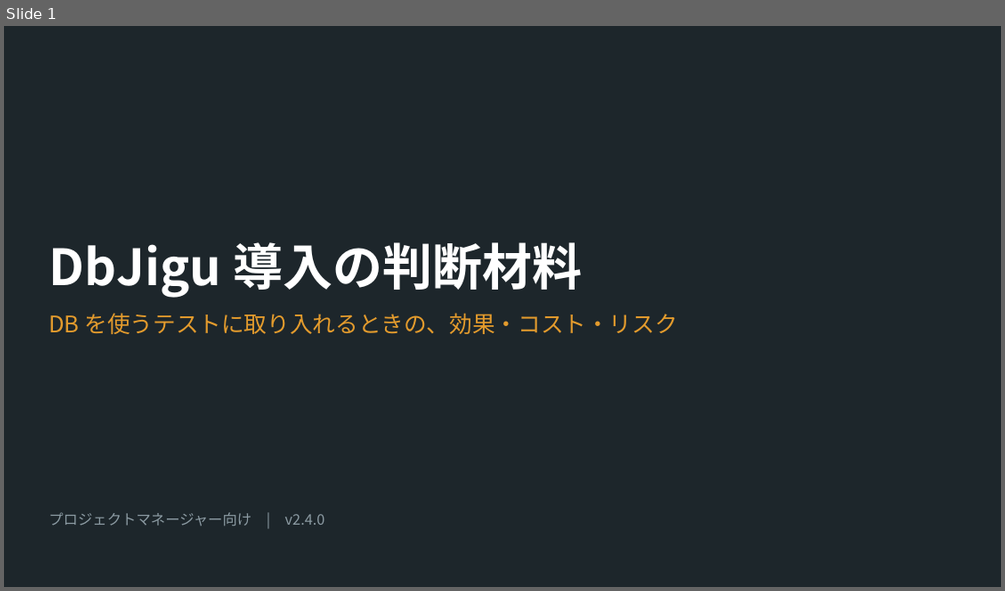
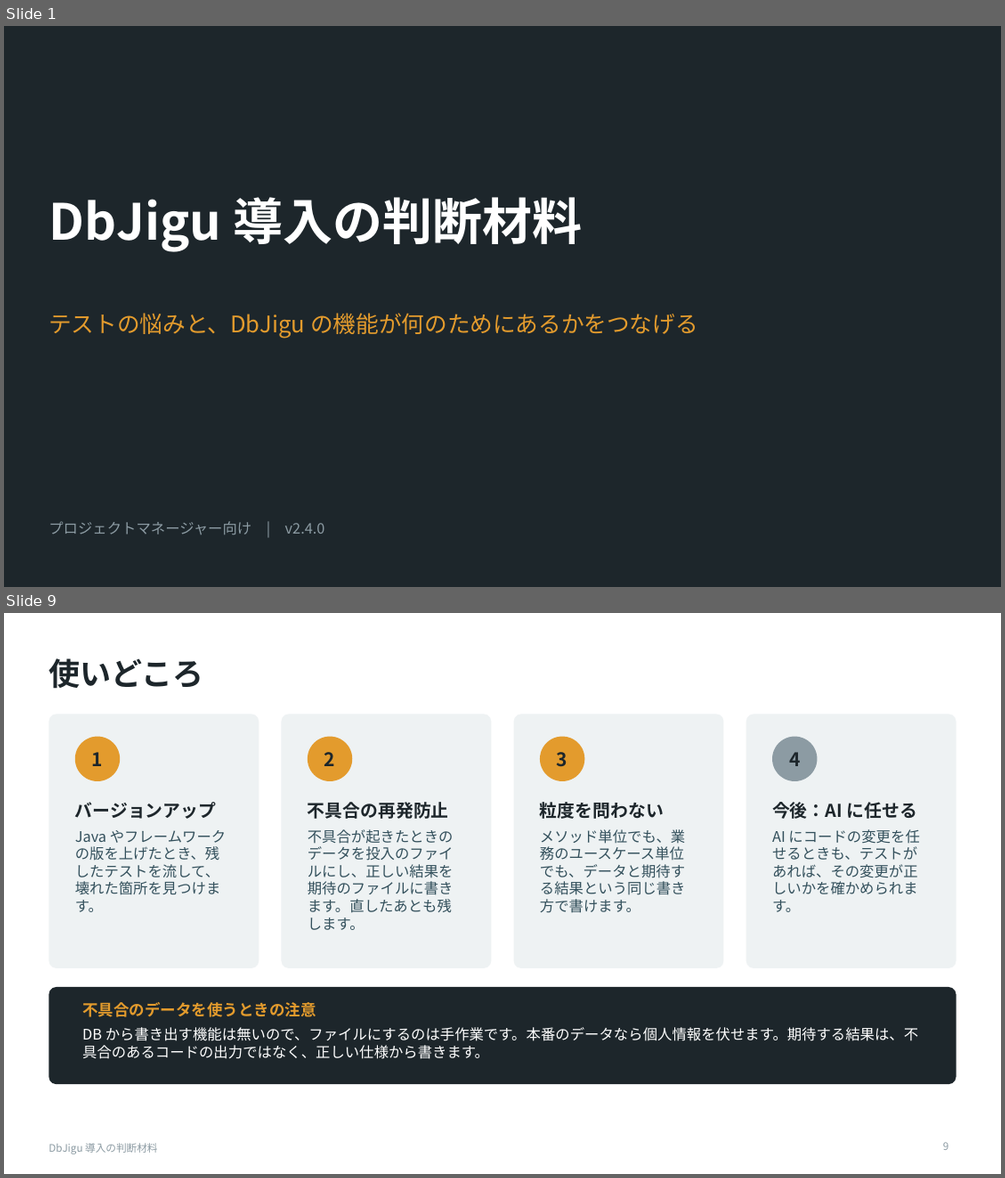
Before and after one commit to raindrop-aqua/java-test-toolbelt, a slide deck: docs/slides/dbjigu-for-managers.pptx. Shown one above the other, each under a label of ours: slide 1 before the commit, slides 1 and 9 after it; the slides between them are not shown. The pictures are 1005x591 and 1005x1178 pixels, drawn with LibreOffice and Linux fonts; fonts in the diff are those of the drawing. Boxes give left, top, right and bottom in pixels: in the first picture for what was removed or moved away, otherwise in the second. Text is boxed around its words. In the diff, an @@ line names an element or a change of style, - is before the commit and + after.

```diff
--- a/docs/slides/dbjigu-for-managers.pptx
+++ b/docs/slides/dbjigu-for-managers.pptx
@@ slide 9 added at [4,613,1001,1174], background #FFFFFF @@
@@ title added at [48,658,203,689], 30 pt, text #1D262B, bold @@
+使いどころ
@@ rounded rectangle added at [48,714,259,968], fill #EEF2F3 @@
@@ rounded rectangle added at [282,714,492,968], fill #EEF2F3 @@
@@ rounded rectangle added at [514,714,724,968], fill #EEF2F3 @@
@@ rounded rectangle added at [745,714,956,968], fill #EEF2F3 @@
@@ ellipse added at [75,737,120,781], fill #E39B2D @@
@@ ellipse added at [307,737,353,781], fill #E39B2D @@
@@ ellipse added at [540,737,585,781], fill #E39B2D @@
@@ ellipse added at [772,737,817,781], fill #8C9BA3 @@
@@ text added at [92,752,103,766], 18 pt, text #1D262B, bold @@
+1
@@ text added at [324,752,335,766], 18 pt, text #1D262B, bold @@
+2
@@ text added at [557,752,567,767], 18 pt, text #1D262B, bold @@
+3
@@ text added at [789,752,800,766], 18 pt, text #1D262B, bold @@
+4
@@ text added at [75,802,226,912], 14 pt, text #33505C @@
+バージョンアップ
+Java やフレームワークの版を上げたとき、残したテストを流して、壊れた箇所を見つけます。
@@ text added at [307,802,453,930], 14 pt, text #33505C @@
+不具合の再発防止
+不具合が起きたときのデータを投入のファイルにし、正しい結果を期待のファイルに書きます。直したあとも残します。
@@ text added at [540,802,686,913], 14 pt, text #33505C @@
+粒度を問わない
+メソッド単位でも、業務のユースケース単位でも、データと期待する結果という同じ書き方で書けます。
@@ text added at [772,802,919,912], 14 pt, text #33505C @@
+今後：AI に任せる
+AI にコードの変更を任せるときも、テストがあれば、その変更が正しいかを確かめられます。
@@ rounded rectangle added at [48,987,956,1084], fill #1D262B @@
@@ text added at [82,1002,918,1059], 14 pt, text #FFFFFF @@
+不具合のデータを使うときの注意
+DB から書き出す機能は無いので、ファイルにするのは手作業です。本番のデータなら個人情報を伏せます。期待する結果は、不具合のあるコードの出力ではなく、正しい仕様から書きます。
@@ text added at [48,1143,157,1154], 10 pt, text #8C9BA3 @@
+DbJigu 導入の判断材料
@@ page number added at [943,1142,948,1150], 10 pt, text #8C9BA3 @@
+9
@@ slide 1 changed as well @@
@@ title "DbJigu 導入の判断材料" at [48,197,582,252]: vertical alignment bottom to top @@
@@ text at [48,313,698,338]: text changed @@
-DB を使うテストに取り入れるときの、効果・コスト・リスク
+テストの悩みと、DbJigu の機能が何のためにあるかをつなげる
@@ text "プロジェクトマネージャー向け | v2.4.0": place and size @@
-text "プロジェクトマネージャー向け | v2.4.0" at [48,512,325,525]
+text "プロジェクトマネージャー向け | v2.4.0" at [48,521,325,534]
@@ text "プロジェクトマネージャー向け | v2.4.0" at [48,521,325,534]: vertical alignment middle to top @@
```
Also in this commit, not shown: 8 other slides changed, 5 other slides added, 1 slide removed, 1 other file.
